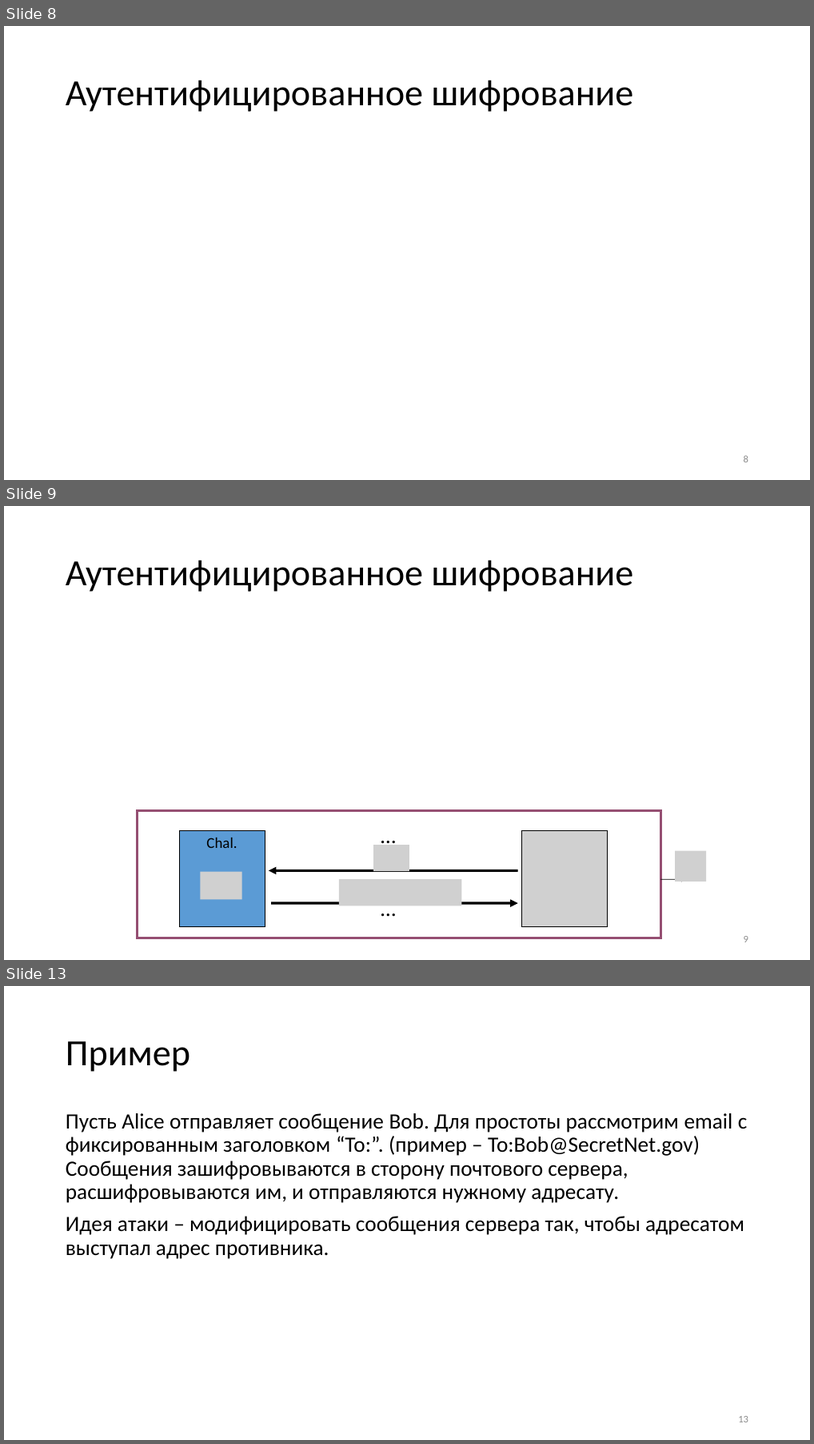
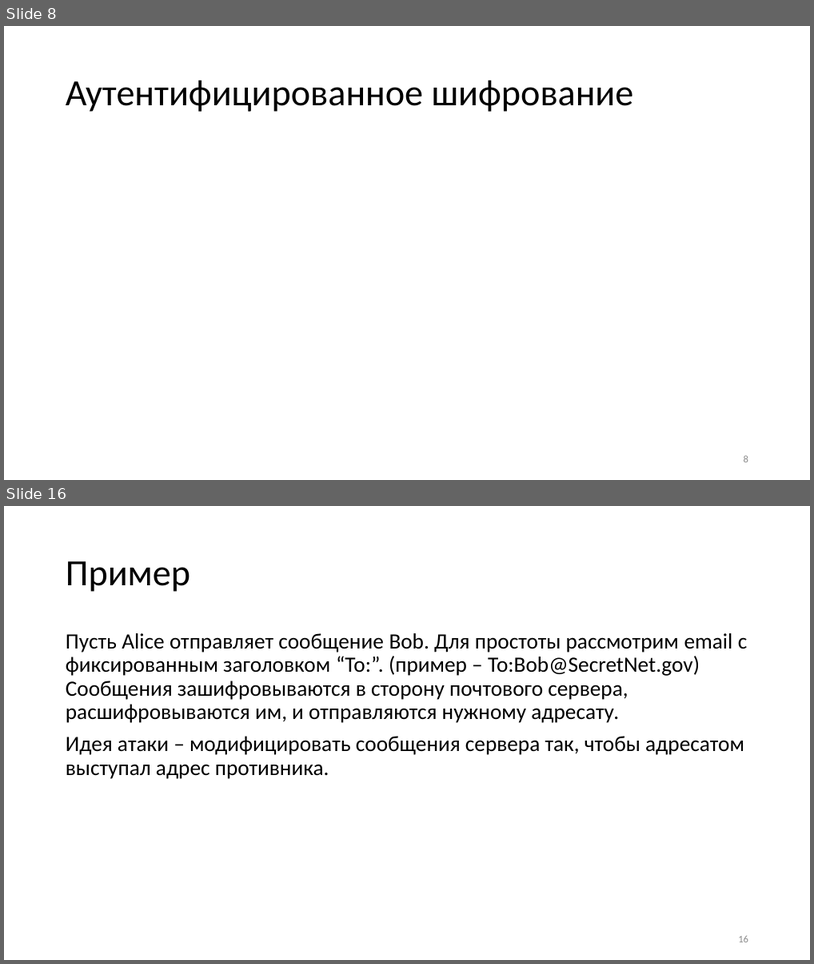
Before and after one commit to GeorgyFirsov-s-forks/CryptoLectures, a slide deck: Lectures/Lecture12.pptx. Shown one above the other, each under a label of ours: slides 8, 9 and 13 before the commit, slides 8 and 16 after it; the slides between them are not shown. The pictures are 814x1444 and 814x964 pixels, drawn with LibreOffice and Linux fonts; fonts in the diff are those of the drawing; grey boxes stand for pictures. Boxes give left, top, right and bottom in pixels: in the first picture for what was removed or moved away, otherwise in the second. Text is boxed around its words. In the diff, an @@ line names an element or a change of style, - is before the commit and + after.

```diff
--- a/Lectures/Lecture12.pptx
+++ b/Lectures/Lecture12.pptx
@@ slide 9 removed at (4,506,810,960), background #FFFFFF @@
@@ title removed at (66,560,634,592) @@
-Аутентифицированное шифрование
@@ rectangle removed at (137,811,662,938) @@
@@ rectangle removed at (179,830,266,927) @@
-Chal.
@@ text removed at (375,819,402,852) @@
-…
@@ picture removed at (522,830,608,927) @@
@@ picture removed at (374,844,410,872) @@
@@ picture removed at (675,851,707,881) @@
@@ picture removed at (200,872,242,900) @@
@@ arrow removed from (518, 870) to (269, 870) @@
@@ picture removed at (339,880,462,906) @@
@@ arrow removed from (661, 880) to (687, 880) @@
@@ arrow removed from (271, 903) to (518, 903) @@
@@ text removed at (375,892,402,924) @@
-…
@@ page number removed at (744,936,749,942) @@
-9
@@ what was slide 13 is now slide 16 @@
@@ page number at (738,935,749,942): text changed @@
-13
+16
```
Also in this commit, not shown: 13 slides changed, 6 slides added, 2 other slides removed, 3 other files.
